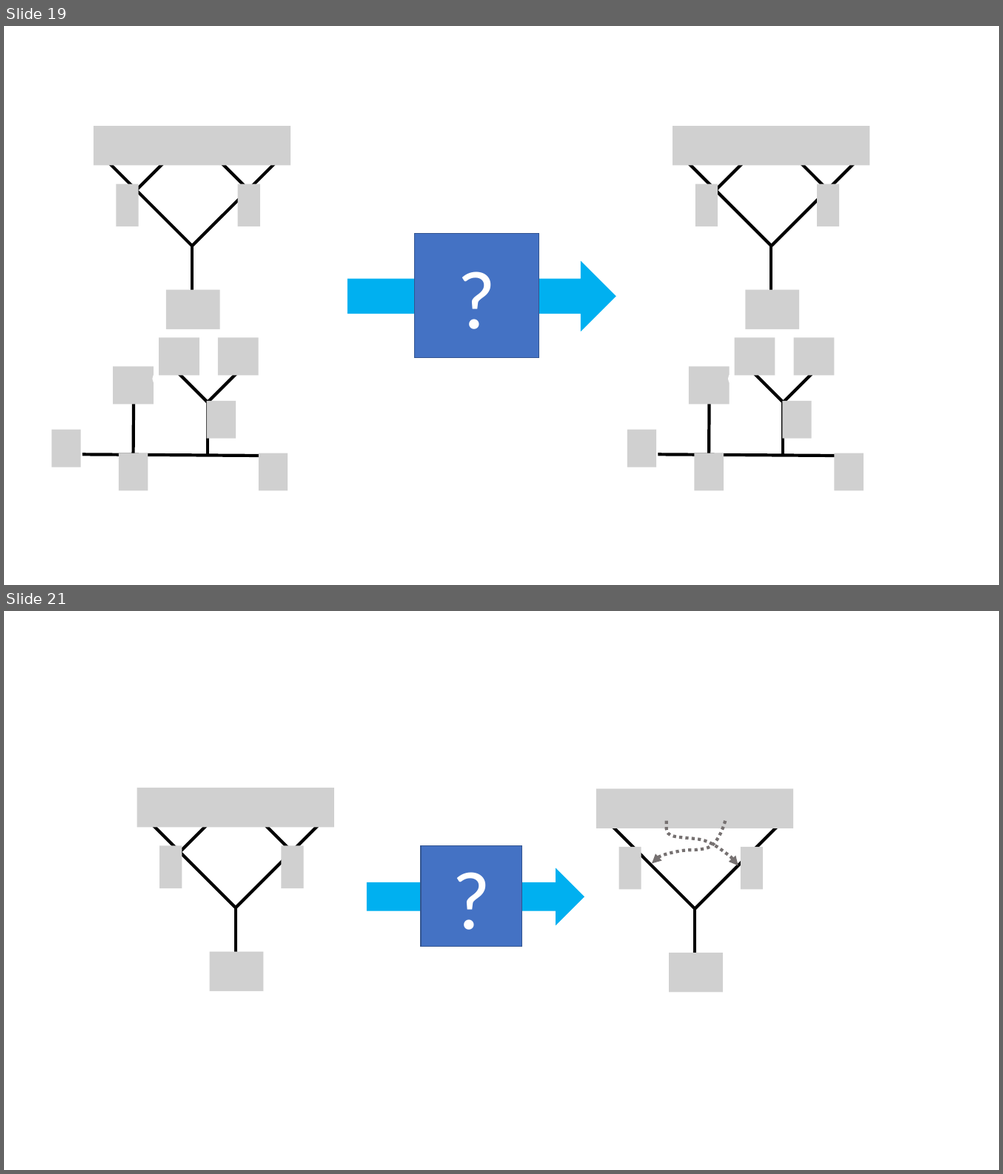
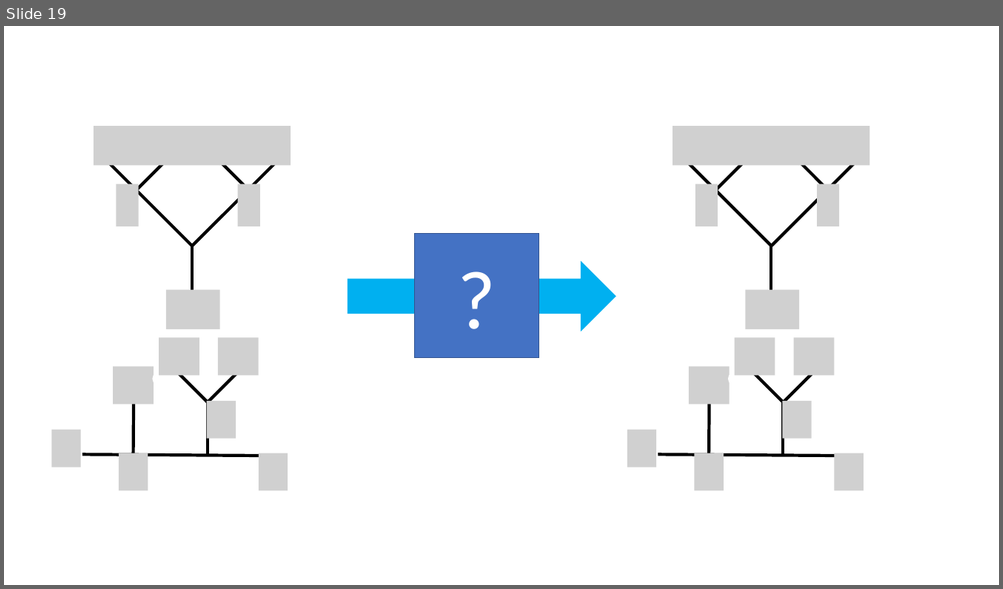
Before and after one commit to yk-liu/yk-liu.github.io, a slide deck: _posts/2019-05-14-Introduction-to-QC-and-TQC-Ising-Anyons/assets/pics.source.pptx. Shown one above the other, each under a label of ours: slides 19 and 21 before the commit, slide 19 after it; the slides between them are not shown. The pictures are 1003x1174 and 1003x589 pixels, drawn with LibreOffice and Linux fonts; fonts in the diff are those of the drawing; grey boxes stand for pictures. Boxes give left, top, right and bottom in pixels: in the first picture for what was removed or moved away, otherwise in the second. Text is boxed around its words. In the diff, an @@ line names an element or a change of style, - is before the commit and + after.

```diff
--- a/_posts/2019-05-14-Introduction-to-QC-and-TQC-Ising-Anyons/assets/pics.source.pptx
+++ b/_posts/2019-05-14-Introduction-to-QC-and-TQC-Ising-Anyons/assets/pics.source.pptx
@@ slide 21 removed at (4, 611, 999, 1170), background #FFFFFF @@
@@ group removed at (597, 789, 794, 992): 4 pictures, 3 lines, 2 freeform shapes @@
@@ rectangle removed at (421, 846, 522, 947) @@
-?
@@ right arrow removed at (367, 869, 583, 924) @@
@@ group removed at (136, 788, 334, 991): 5 lines, 4 pictures @@
```
Also in this commit, not shown: 1 slide changed, 9 slides added, 10 other files.
